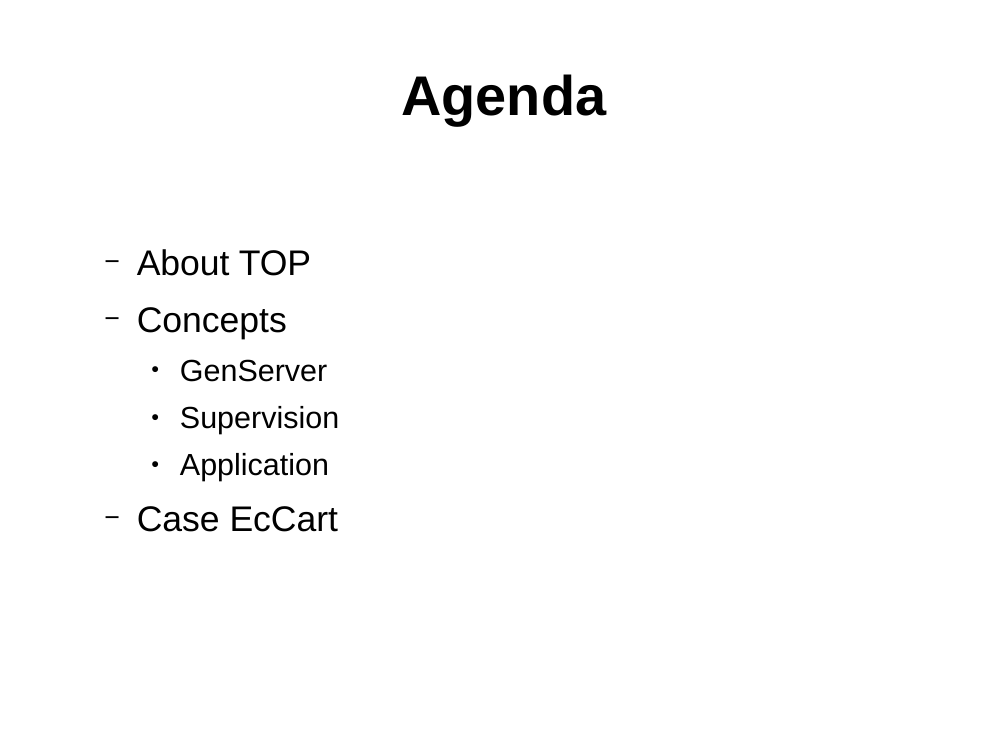
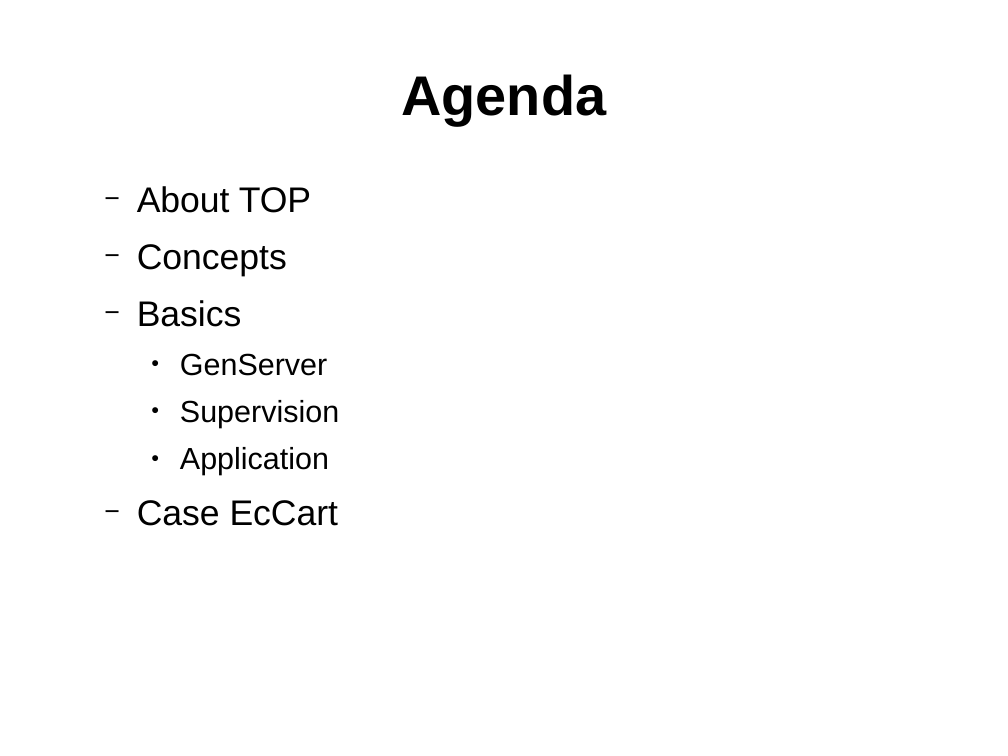
Before and after one commit to ramortegui/talks, a slide deck: slide 2 of elixir-otp-basics.odp. Drawn at 1008x756 pixels with LibreOffice and Linux fonts; fonts in the diff are those of the drawing. Boxes give left, top, right and bottom in pixels: in the first picture for what was removed or moved away, otherwise in the second. Text is boxed around its words. In the diff, an @@ line names an element or a change of style, - is before the commit and + after.

Commit message:
Update agenda.

```diff
--- a/elixir-otp-basics.odp
+++ b/elixir-otp-basics.odp
@@ text at (137, 300, 242, 327): paragraph added @@
+  − Basics
```
Also in this commit, not shown: 1 other slide changed, 1 slide added.
